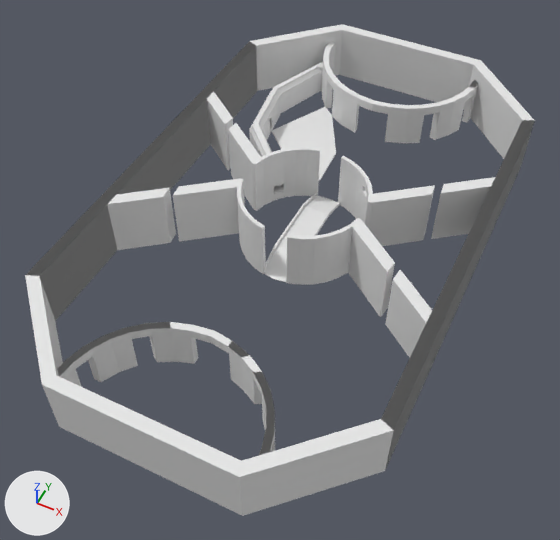
One commit to the Blender file Assets/Prefabs/Arena/Arena.blend: the scene before it, then after it.
Before and after are seen from a 50 mm camera at (81.0, -182.0, 206.0) aimed at (-1.0, -17.0, 0.0). Arrows for +X, +Y and +Z are at lower left; the lights stay in place.

In view in the first picture: 'BigWall', 'Courloir1', 'Courloir1.001', 'Cube', 'Pont', 'UpWallBord', 'WallBord'.
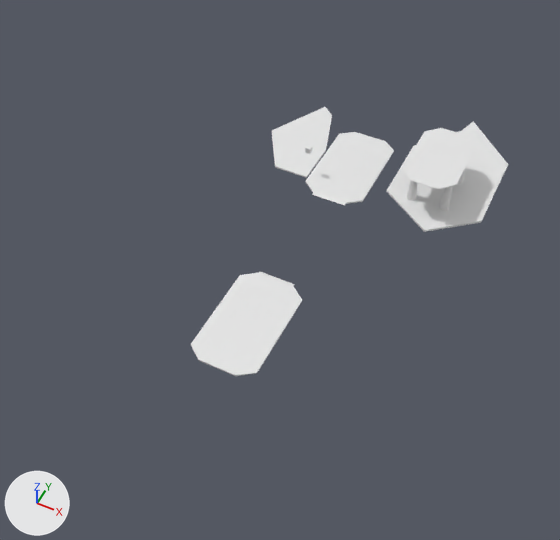
Commit message: added room to arena

Where the change shows, as pixel boxes [x1, y1, x2, y2] in the pictures (560 x 540 px; the box of a moved part takes in the faces that stretch with it):
'BigWall', hidden
    before: [25, 24, 535, 516]
'Salle2Bis', added
    after: [191, 272, 302, 376]
'WallBord', hidden
    before: [66, 49, 477, 451]
'UpWallBord', hidden
    before: [58, 42, 478, 456]
'Salle4', added
    after: [387, 121, 508, 232]
'Salle2', added
    after: [305, 132, 394, 205]
'Cube', reshaped (6% narrower)
    before: [272, 107, 336, 181]
    after: [272, 107, 332, 178]
'Salle3', added
    after: [403, 128, 476, 189]
'Courloir1.001', hidden
    before: [249, 59, 330, 188]
'Pont', hidden
    before: [264, 194, 340, 282]
'Pilones', added
    after: [407, 169, 465, 211]
'Courloir1', hidden
    before: [266, 87, 322, 193]
part 1 of me_cube_003, moved or reshaped
    before: [272, 116, 336, 181]
    after: [272, 116, 332, 178]

The edits, one by one:
me_cube_003 has 14 vertices, 16 faces and spans x -6.9..24.0, y -37.3..7.8, z 6.2..6.8.
me_cube_003 is used by ob_cube; location (-31.1, 66.6, -4.0).
Part 1, on me_cube_003:
Vertex 8 of me_cube_003 moves from (23.1, -18.6, 6.2) at pixel (336, 154) to (18.5, -18.6, 6.2) at pixel (325, 150).
Vertex 9 of me_cube_003 moves from (23.1, -18.6, 6.8) at pixel (336, 152) to (18.5, -18.6, 6.8) at pixel (325, 149).
Vertex 10 of me_cube_003 moves from (13.5, -37.3, 6.8) to (4.6, -37.0, 6.8) at pixel (275, 166).
Vertex 11 of me_cube_003 moves from (13.5, -37.3, 6.2) to (4.6, -37.0, 6.2) at pixel (275, 167).
Vertex 12 of me_cube_003 moves from (24.0, -36.8, 6.2) at pixel (319, 181) to (18.5, -37.0, 6.2) at pixel (306, 177).
Vertex 13 of me_cube_003 moves from (24.0, -36.8, 6.8) at pixel (319, 180) to (18.5, -37.0, 6.8) at pixel (306, 176).
Mesh me_cylinder is new.
It consists of a 32-sided cut cone along z (radius 1.9 at the low end, 1.0 at the high end) spanning x -8.4..-4.7, y 6.7..10.4, z -17.5..-0.1; a 32-sided cut cone along z (radius 1.9 at the low end, 1.0 at the high end) spanning x 4.7..8.4, y 6.7..10.4, z -17.5..-0.1; a 32-sided cut cone along z (radius 1.9 at the low end, 1.0 at the high end) spanning x -8.4..-4.7, y -10.4..-6.7, z -17.5..-0.1; a 32-sided cut cone along z (radius 1.9 at the low end, 1.0 at the high end) spanning x 4.7..8.4, y -10.4..-6.7, z -17.5..-0.1.
Mesh me_cube_011 is new.
It has 18 vertices, 17 faces and spans x -18.0..6.3, y -24.4..18.0, z -1.0..-0.5.
Mesh me_cube_009 is new.
It has 16 vertices, 14 faces and spans x -10.2..10.2, y -16.9..16.9, z -0.1..0.0.
Mesh me_cube_008 is new.
It has 18 vertices, 17 faces and spans x -18.0..6.3, y -24.4..18.0, z -1.0..-0.4.
Mesh me_cube_005 is new.
It has 18 vertices, 17 faces and spans x -29.0..8.9, y -39.2..31.7, z -0.2..0.6.
Object 'BigWall' (ob_bigwall) is now hidden.
Object 'WallBord' (ob_wallbord) is now hidden.
Object 'UpWallBord' (ob_upwallbord) is now hidden.
Object 'Pont' (ob_pont) is now hidden.
Object 'Courloir1' (ob_courloir1) is now hidden.
Object 'Courloir1.001' (ob_courloir1_001) is now hidden.
Object 'Pilones' (ob_pilones) is new; it shows me_cylinder.
Its location is (34.9, 45.4, 19.2).
Object 'Salle2Bis' (ob_salle2bis) is new; it shows me_cube_011.
Its location is (-5.2, -46.9, 3.1).
Its rotation in degrees is (0, 0, 180).
Object 'Salle3' (ob_salle3) is new; it shows me_cube_009.
Its location is (34.5, 44.3, 19.2).
Object 'Salle2' (ob_salle2) is new; it shows me_cube_008.
Its location is (6.1, 46.1, 3.1).
Object 'Salle4' (ob_salle4) is new; it shows me_cube_005.
Its location is (47.4, 61.3, 2.1).
